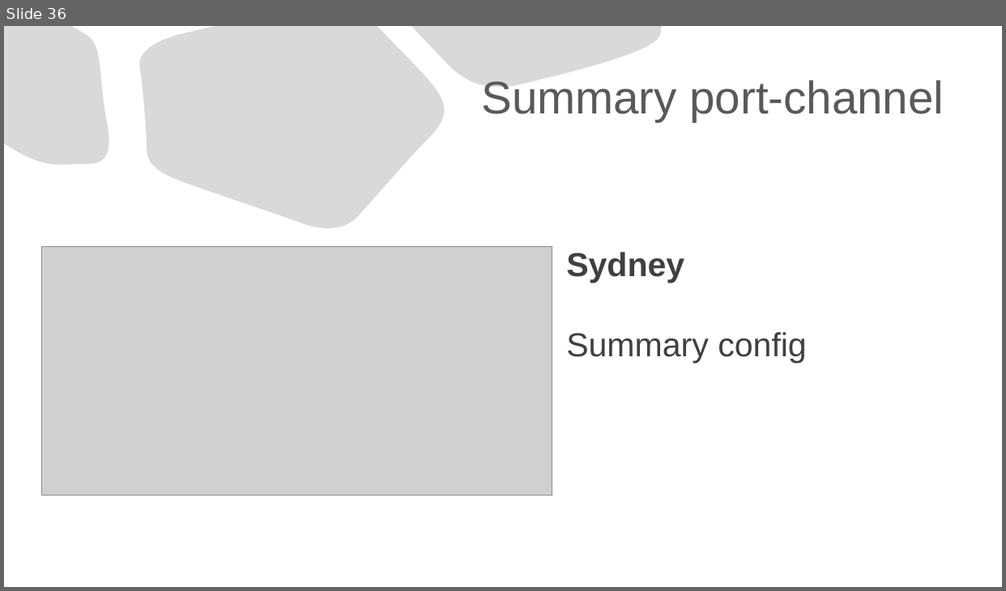
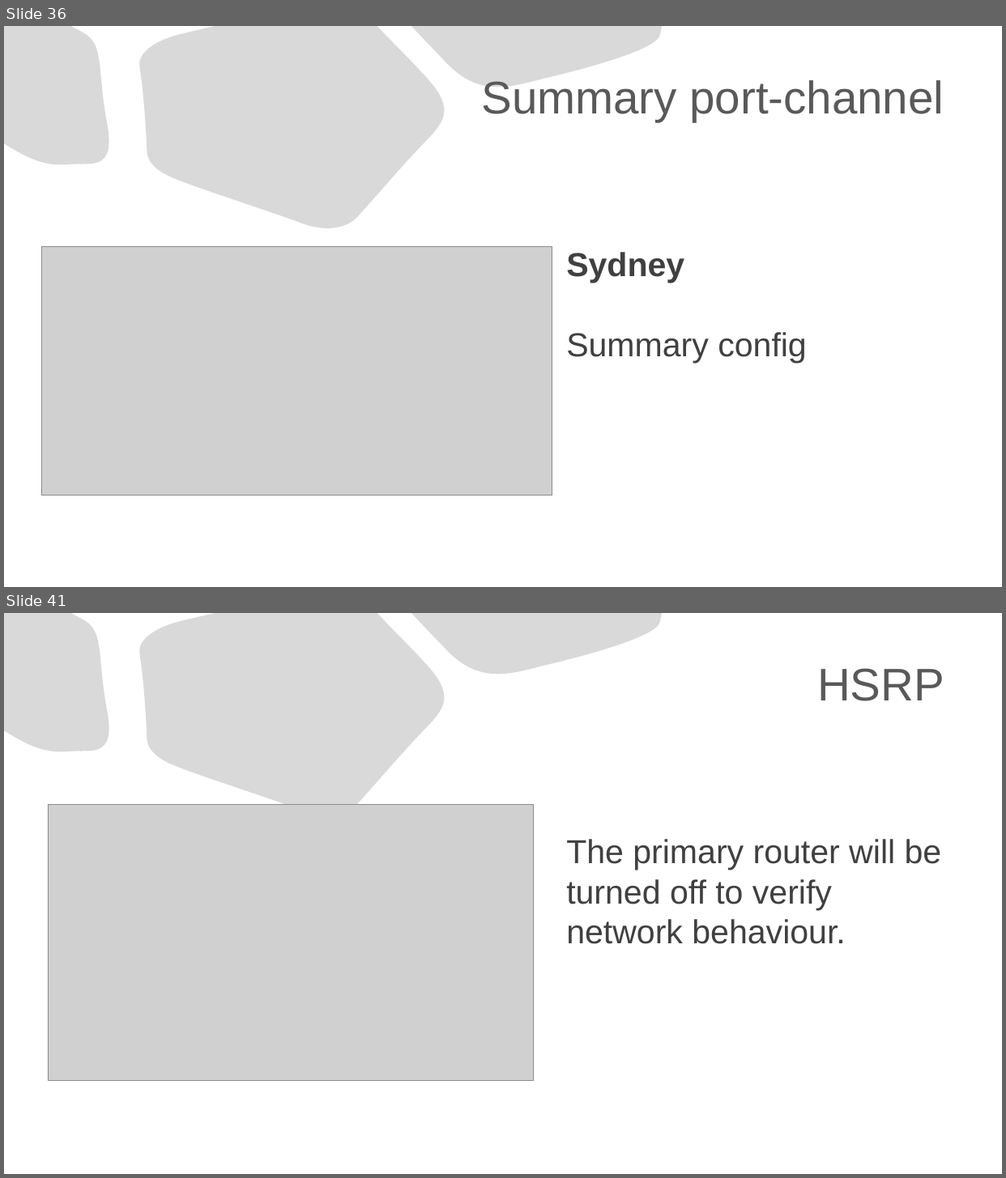
Before and after one commit to Advanced-Diploma-of-IT-Tel-Network-Eng/Assessments, a slide deck: TERM1-BLOCK1/2-ICTNWK541-Configure_Verify_Troubleshoot_WAN_links-IP_services/Assessmet_Task2/Task2/ICTNWK541 Assessment task.pptx. Shown one above the other, each under a label of ours: slide 36 before the commit, slides 36 and 41 after it; the slides between them are not shown. The pictures are 1006x591 and 1006x1178 pixels, drawn with LibreOffice and Linux fonts; fonts in the diff are those of the drawing; grey boxes stand for pictures. Boxes give left, top, right and bottom in pixels: in the first picture for what was removed or moved away, otherwise in the second. Text is boxed around its words. In the diff, an @@ line names an element or a change of style, - is before the commit and + after.

```diff
--- a/TERM1-BLOCK1/2-ICTNWK541-Configure_Verify_Troubleshoot_WAN_links-IP_services/Assessmet_Task2/Task2/ICTNWK541 Assessment task.pptx
+++ b/TERM1-BLOCK1/2-ICTNWK541-Configure_Verify_Troubleshoot_WAN_links-IP_services/Assessmet_Task2/Task2/ICTNWK541 Assessment task.pptx
@@ slide 41 added at box(4, 613, 1002, 1174), background #FFFFFF; not listed: 3 template elements that a slide beside it also shows @@
@@ title added at box(817, 668, 944, 701), 44 pt, text #595959 @@
+HSRP
@@ picture added at box(49, 805, 534, 1081) @@
@@ text added at box(566, 839, 942, 944), 32 pt, text #404040 @@
+The primary router will be turned off to verify network behaviour.
```
Also in this commit, not shown: 4 slides changed, 16 other slides added, 1 slide removed, 1 other file.
